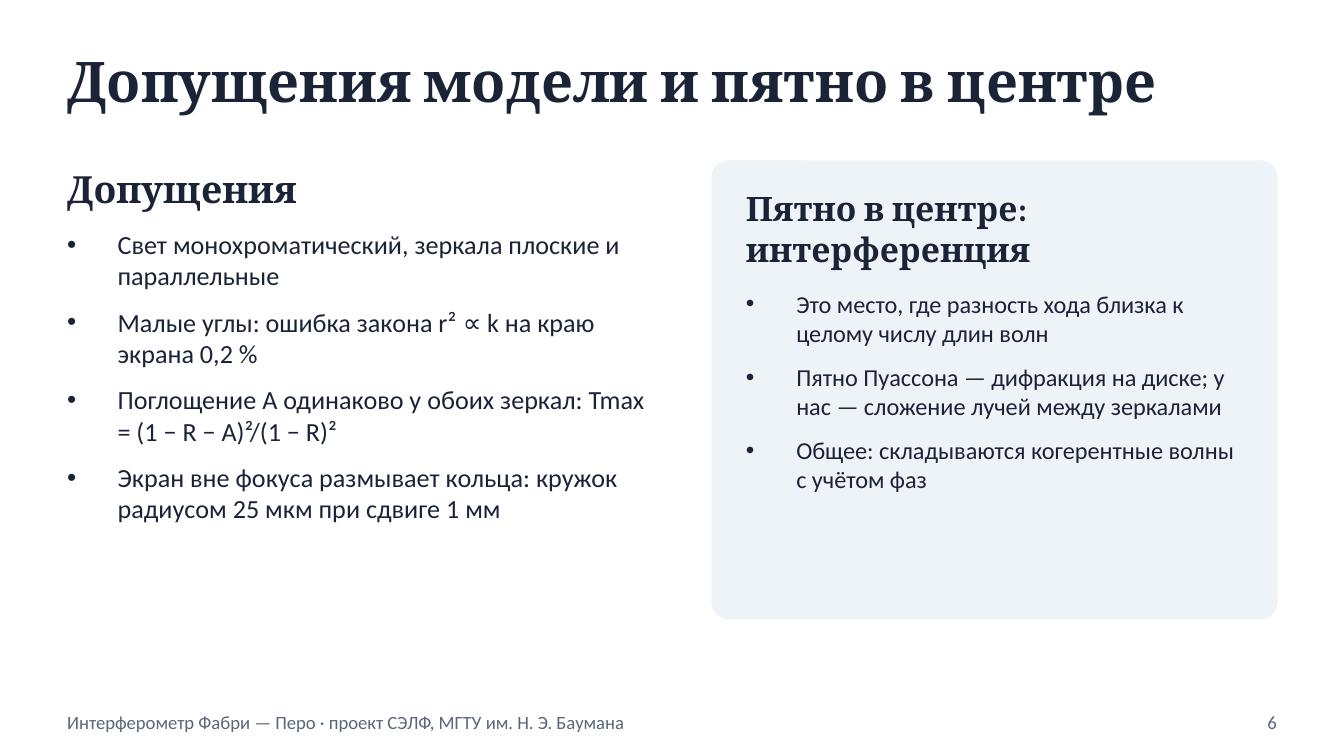
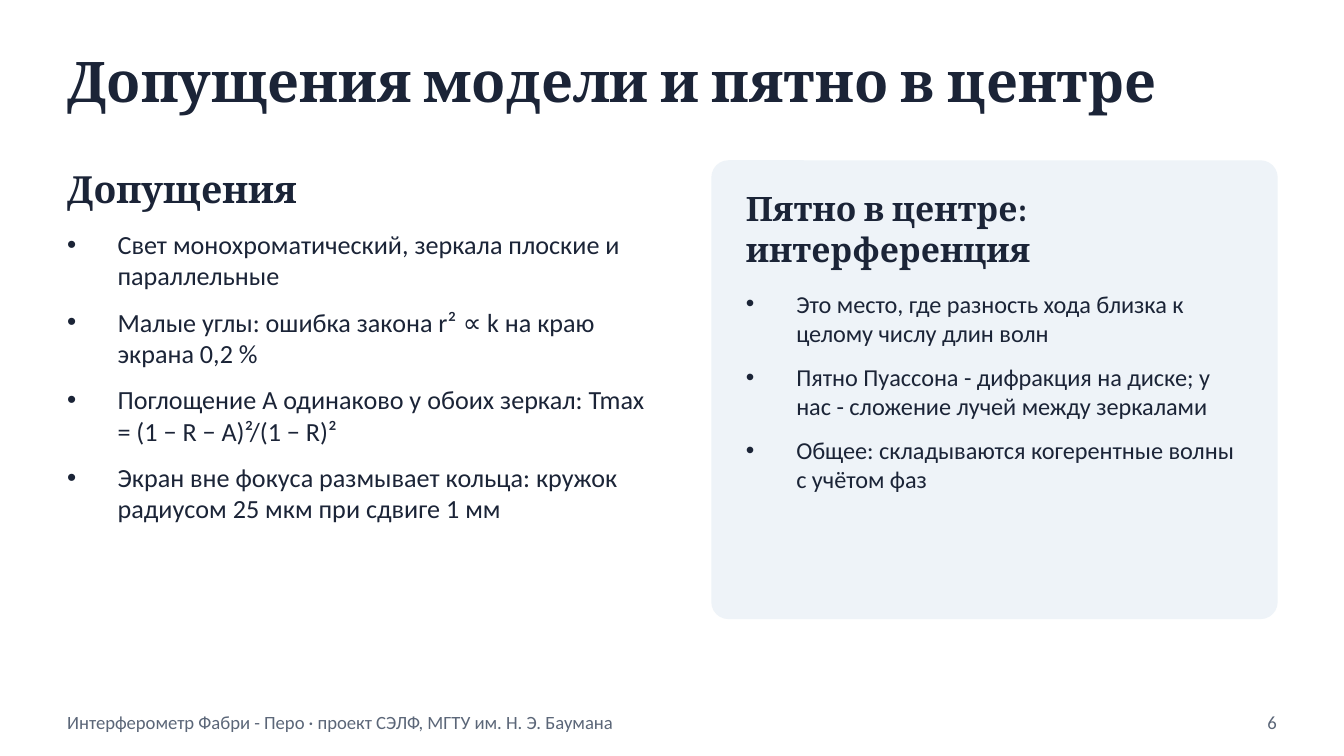
Before and after one commit to rookspooks-blip/fabry-pertotq, a slide deck: slide 6 of docs/politehnika/prezentaciya.pptx. Drawn at 1344x756 pixels with LibreOffice and Linux fonts; fonts in the diff are those of the drawing. Boxes give left, top, right and bottom in pixels: in the first picture for what was removed or moved away, otherwise in the second. Text is boxed around its words. In the diff, an @@ line names an element or a change of style, - is before the commit and + after.

```diff
--- a/docs/politehnika/prezentaciya.pptx
+++ b/docs/politehnika/prezentaciya.pptx
@@ text at <box>796,369,1210,419</box>: text changed @@
-• Пятно Пуассона — дифракция на диске; у нас — сложение лучей между зеркалами
+• Пятно Пуассона - дифракция на диске; у нас - сложение лучей между зеркалами
@@ text at <box>67,716,613,732</box>: text changed @@
-Интерферометр Фабри — Перо · проект СЭЛФ, МГТУ им. Н. Э. Баумана
+Интерферометр Фабри - Перо · проект СЭЛФ, МГТУ им. Н. Э. Баумана
```
Also in this commit, not shown: 6 other slides changed, 1 slide added, 1 slide removed, 3 other files.
